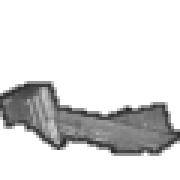
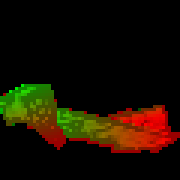
Comparing the layer stacks of the two 180 x 180 images. Changes:
hid "outline" over [0, 81, 180, 156]
hid "Pasted Layer" over [0, 84, 180, 153]
added layer "mask-reflection" above "mask-color-2" over [0, 84, 180, 153]
added layer "mask-color-2" above "mask-color-1" over [0, 84, 168, 150]
added layer "mask-color-1" above "mask-bg" over [0, 84, 180, 153]
added layer "mask-bg" over [0, 0, 180, 180]
